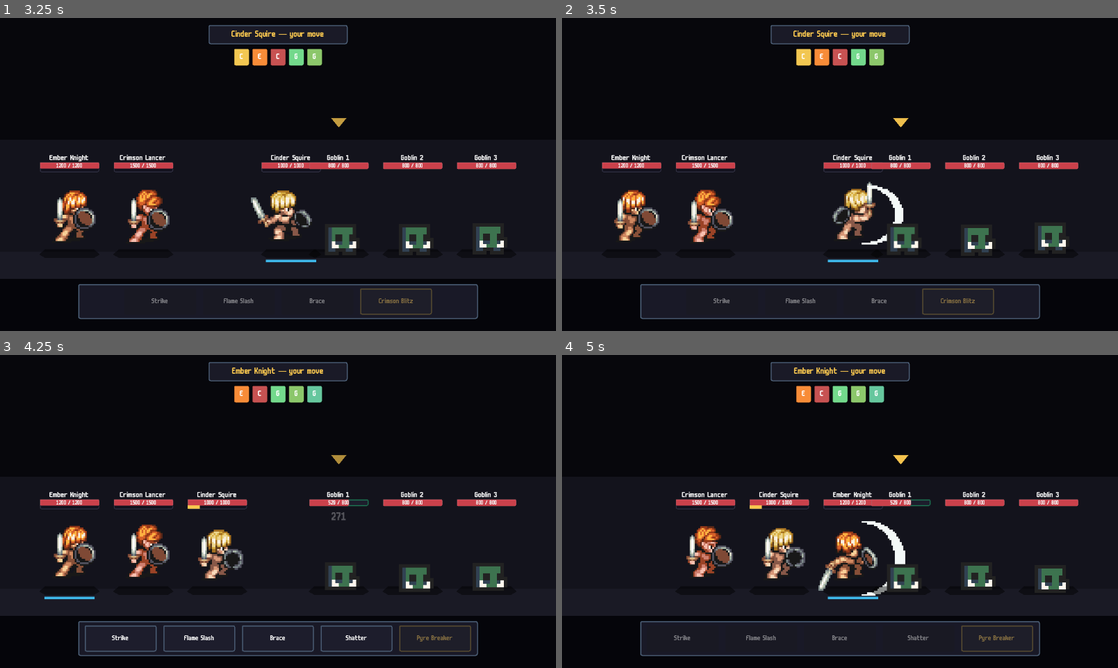
Above: before the commit, frames 1-4 (two rows, left to right).
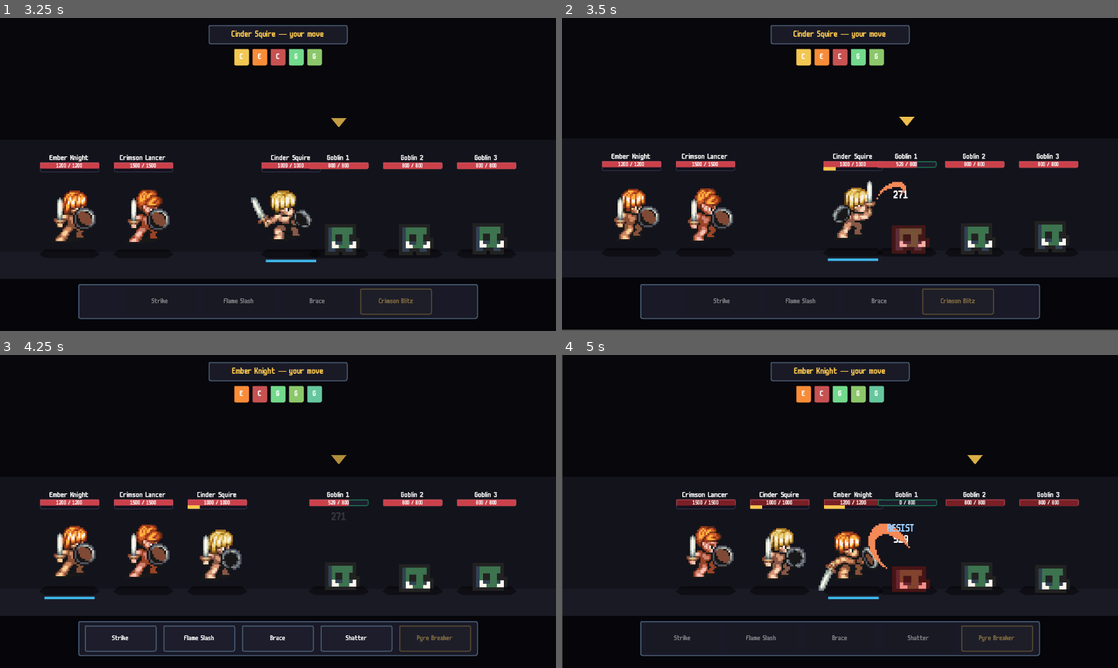
Above: after the commit, the same moments.

Repository: joppe2001/Vaelthorn
Game: Godot game, scene res://scenes/title/title.tscn
Two runs of this game, one before a commit and one after it. Both use one fixed random seed, a clock stepped at 60 frames per second and the inputs below.
Inputs (mouse positions are in pixels of both pictures, inside the frame that each line leads up to):
- Up to frame 1 (3.25 s): tap Enter at 0.5 s; move the mouse to (400, 158) at 0.52 s; click (400, 158) at 0.67 s; click "Enter Battle" at 1.25 s; click "Start Battle" at 2 s; click "Strike" at 2.75 s
- Up to frame 2 (3.5 s): no input
- Up to frame 3 (4.25 s): drag from (66, 542) to (289, 542) at 3.52 s
- Up to frame 4 (5 s): click "Flame Slash" at 4.25 s

Frame 1 is identical in both runs. In frame 2, 5.2% of the frame differs, in the area x 0-100%, y 31-100%; in frame 3, 0.5%; in frame 4, 3.8%.

Commit message:
feat: ranged/spell delivery path + halved pre-impact halt
Two changes, related:

1. IMPACT_PRE_PAUSE 0.20 -> 0.10 (halved). The anticipation halt
   before the swing was reading too long — between dash and impact
   the player felt frozen. Halving it keeps the beat without dragging.

2. SkillData.requires_approach (bool, default true). When true, the
   attacker dashes to APPROACH_GAP short of the target as before. When
   false, the attacker stays at its origin, plays the cast / body anim
   in place, holds for CAST_TO_IMPACT (0.32s), then the effect (slash,
   damage popup, status, heal) spawns at the target. No dash, no
   retreat — clean for spells, ranged shots, anything cast from far
   away.

Refactored the three attack call sites (single-target hero, AoE hero,
enemy turn) to branch through two shared helpers:

  _melee_attack(attacker, toward, body_anim, resolve_fn)
  _ranged_cast(attacker, body_anim, resolve_fn)

`resolve_fn` is a Callable that fires the per-target effects (slash
arc + popups). It runs after the impact-frame await in both paths, so
melee + ranged share the impact moment but differ only in whether the
attacker physically moved.

No existing skill is ranged yet (default `requires_approach = true`
preserves all current behavior). Setting `requires_approach = false`
on any .tres immediately routes that skill through _ranged_cast.

When a projectile system lands later, the tween from attacker.head ->
target.center fits inside _ranged_cast before resolve_fn — no other
sites need updating.

Diff:
--- a/scenes/battle/battle.gd
+++ b/scenes/battle/battle.gd
@@ -38,12 +38,17 @@
 # Attack sequence beats: dash forward -> halt -> attack -> halt -> dash
 # back. The two halts sell the engagement, the body anim plays during
 # the attack window.
-const IMPACT_PRE_PAUSE := 0.20
+const IMPACT_PRE_PAUSE := 0.10
 const IMPACT_POST_PAUSE := 0.20
 # Mana Seed attack anim has its impact frame around 290ms in
 # (160+65+65). Waiting that long after play_attack() syncs the slash
 # arc + damage popup with the visible sword strike.
 const BODY_ANIM_TO_IMPACT := 0.29
+# Ranged / spell skills don't dash; instead the caster plays a cast
+# anim in place, holds it for this long, then the effect spawns at the
+# target. Slightly longer than melee impact so the spell reads as a
+# "wind-up" rather than an instant cast.
+const CAST_TO_IMPACT := 0.32
 const DEFAULT_ATB_COST := 100.0
 
 # Per-skill slash VFX variant. Maps a skill id to one of the animations
@@ -557,23 +562,16 @@
 	var hero_stats: Dictionary = _heroes_stats[hero_idx]
 	var target_unit: Node2D = _enemy_units[target_idx]
 	var body_anim: StringName = SKILL_TO_BODY_ANIM.get(skill.id, &"attack")
-
-	# 1) Dash forward, 2) brief halt, 3) attack + slash + popup,
-	# 4) brief halt, 5) dash back.
-	var dash := _dash_to(hero_unit, target_unit.global_position)
-	await get_tree().create_timer(dash.dur).timeout
-	await get_tree().create_timer(IMPACT_PRE_PAUSE).timeout
-
-	hero_unit.play_attack(body_anim)
-	await get_tree().create_timer(BODY_ANIM_TO_IMPACT).timeout
 	var attacker_eff := _effective_stats(hero_stats, hero_unit.statuses)
 	var target_eff := _effective_stats(_enemies_stats[target_idx], target_unit.statuses)
-	await _resolve_skill(skill, attacker_eff, target_eff,
-		_hero_id(hero_idx), _enemy_id(target_idx), target_unit, target_idx, false)
-
-	await get_tree().create_timer(IMPACT_POST_PAUSE).timeout
-	_dash_back(hero_unit, dash.origin, dash.dur)
-	await get_tree().create_timer(dash.dur).timeout
+	var resolve := func():
+		await _resolve_skill(skill, attacker_eff, target_eff,
+			_hero_id(hero_idx), _enemy_id(target_idx), target_unit, target_idx, false)
+
+	if skill.requires_approach:
+		await _melee_attack(hero_unit, target_unit.global_position, body_anim, resolve)
+	else:
+		await _ranged_cast(hero_unit, body_anim, resolve)
 
 
 func _resolve_skill_enemy_all(skill: SkillData, hero_idx: int) -> void:
@@ -591,26 +589,19 @@
 		centroid += _enemy_units[i].global_position
 	centroid /= alive_idxs.size()
 	var body_anim: StringName = SKILL_TO_BODY_ANIM.get(skill.id, &"attack")
-
-	# Same beat structure as single-target — dash to the centroid of
-	# alive enemies, halt, swing once, halt, retreat. The swing
-	# resolves on every alive enemy in one frame after the impact.
-	var dash := _dash_to(hero_unit, centroid)
-	await get_tree().create_timer(dash.dur).timeout
-	await get_tree().create_timer(IMPACT_PRE_PAUSE).timeout
-
-	hero_unit.play_attack(body_anim)
-	await get_tree().create_timer(BODY_ANIM_TO_IMPACT).timeout
 	var attacker_eff := _effective_stats(hero_stats, hero_unit.statuses)
-	for i in alive_idxs:
-		var target_unit: Node2D = _enemy_units[i]
-		var target_eff := _effective_stats(_enemies_stats[i], target_unit.statuses)
-		await _resolve_skill(skill, attacker_eff, target_eff,
-			_hero_id(hero_idx), _enemy_id(i), target_unit, i, false)
-
-	await get_tree().create_timer(IMPACT_POST_PAUSE).timeout
-	_dash_back(hero_unit, dash.origin, dash.dur)
-	await get_tree().create_timer(dash.dur).timeout
+	# AoE resolve fires on every alive enemy with the same swing.
+	var resolve := func():
+		for i in alive_idxs:
+			var target_unit: Node2D = _enemy_units[i]
+			var target_eff := _effective_stats(_enemies_stats[i], target_unit.statuses)
+			await _resolve_skill(skill, attacker_eff, target_eff,
+				_hero_id(hero_idx), _enemy_id(i), target_unit, i, false)
+
+	if skill.requires_approach:
+		await _melee_attack(hero_unit, centroid, body_anim, resolve)
+	else:
+		await _ranged_cast(hero_unit, body_anim, resolve)
 
 
 # ─── Enemy turn ──────────────────────────────────────────────────────
@@ -633,25 +624,16 @@
 		var target_hero: Node2D = _hero_units[target_hero_idx]
 
 		var enemy_skill := _make_enemy_skill(idx)
-
-		# Same dash -> halt -> attack -> halt -> retreat beat as heroes.
-		# Goblins don't have an AnimatedSprite2D attack anim yet, so the
-		# play_attack is a no-op for them — the halt + slash + popup
-		# still sells the engagement.
-		var dash := _dash_to(enemy_unit, target_hero.global_position)
-		await get_tree().create_timer(dash.dur).timeout
-		await get_tree().create_timer(IMPACT_PRE_PAUSE).timeout
-
-		enemy_unit.play_attack()
-		await get_tree().create_timer(BODY_ANIM_TO_IMPACT).timeout
 		var attacker_eff := _effective_stats(enemy_stats, enemy_unit.statuses)
 		var target_eff := _effective_stats(_heroes_stats[target_hero_idx], target_hero.statuses)
-		await _resolve_skill(enemy_skill, attacker_eff, target_eff,
-			_enemy_id(idx), _hero_id(target_hero_idx), target_hero, target_hero_idx, true)
-
-		await get_tree().create_timer(IMPACT_POST_PAUSE).timeout
-		_dash_back(enemy_unit, dash.origin, dash.dur)
-		await get_tree().create_timer(dash.dur).timeout
+		var resolve := func():
+			await _resolve_skill(enemy_skill, attacker_eff, target_eff,
+				_enemy_id(idx), _hero_id(target_hero_idx), target_hero, target_hero_idx, true)
+
+		if enemy_skill.requires_approach:
+			await _melee_attack(enemy_unit, target_hero.global_position, &"attack", resolve)
+		else:
+			await _ranged_cast(enemy_unit, &"attack", resolve)
 
 	_atb_enemies[idx] = max(0.0, _atb_enemies[idx] - DEFAULT_ATB_COST)
 	_refresh_turn_order_bar()
@@ -916,6 +898,40 @@
 		.set_trans(Tween.TRANS_QUART).set_ease(Tween.EASE_IN)
 
 
+## Melee attack beat:
+##   dash forward -> halt -> body anim + resolve_effect -> halt -> dash back.
+## `resolve_fn` is a Callable that fires the slash arc, damage popups,
+## and any per-target effects — it runs after the body anim's impact
+## frame is showing. Used by both heroes and enemies, single-target and
+## AoE (the caller passes the centroid for AoE).
+func _melee_attack(attacker: Node2D, toward: Vector2, body_anim: StringName, resolve_fn: Callable) -> void:
+	var dash := _dash_to(attacker, toward)
+	await get_tree().create_timer(dash.dur).timeout
+	await get_tree().create_timer(IMPACT_PRE_PAUSE).timeout
+
+	attacker.play_attack(body_anim)
+	await get_tree().create_timer(BODY_ANIM_TO_IMPACT).timeout
+	await resolve_fn.call()
+
+	await get_tree().create_timer(IMPACT_POST_PAUSE).timeout
+	_dash_back(attacker, dash.origin, dash.dur)
+	await get_tree().create_timer(dash.dur).timeout
+
+
+## Ranged / spell beat:
+##   stay at origin -> cast anim -> wait CAST_TO_IMPACT -> resolve at
+##   target -> halt. No dash. Use for spells, ranged shots, or any
+##   skill that should fire from far away.
+##
+## When projectile system arrives, this is where the projectile tween
+## from attacker.head -> target.center would live (before resolve_fn).
+func _ranged_cast(attacker: Node2D, body_anim: StringName, resolve_fn: Callable) -> void:
+	attacker.play_attack(body_anim)
+	await get_tree().create_timer(CAST_TO_IMPACT).timeout
+	await resolve_fn.call()
+	await get_tree().create_timer(IMPACT_POST_PAUSE).timeout
+
+
 func _spawn_slash(at: Vector2, flipped: bool, variant: StringName = &"slash1", tint: Color = SLASH_TINT_NEUTRAL) -> void:
 	var effect := SLASH_SCENE.instantiate()
 	_popup_layer.add_child(effect)
--- a/scripts/data/skill_data.gd
+++ b/scripts/data/skill_data.gd
@@ -23,6 +23,19 @@
 ## ATB cost (Phase 2c+ uses this when round-based is replaced with ATB).
 @export var atb_cost: int = 100
 
+## Delivery shape:
+##   true  — melee. The caster dashes to APPROACH_GAP short of the
+##           target, halts, swings, halts, dashes back. Use for sword /
+##           thrust skills + most enemy attacks.
+##   false — ranged / spell. The caster stays at origin, plays the
+##           cast anim, and the effect (slash arc, status, heal popup)
+##           spawns at the target. Use for spells, ranged shots, and
+##           anything that "fires from far away."
+##
+## Future projectile work would extend the false path with a Tween
+## from caster.head -> target.center; the rest stays the same.
+@export var requires_approach: bool = true
+
 ## The skill's effect list. Order matters — they apply sequentially.
 ## Typical compositions:
 ##   [EffectDamage(power=1.0)]                         basic attack
